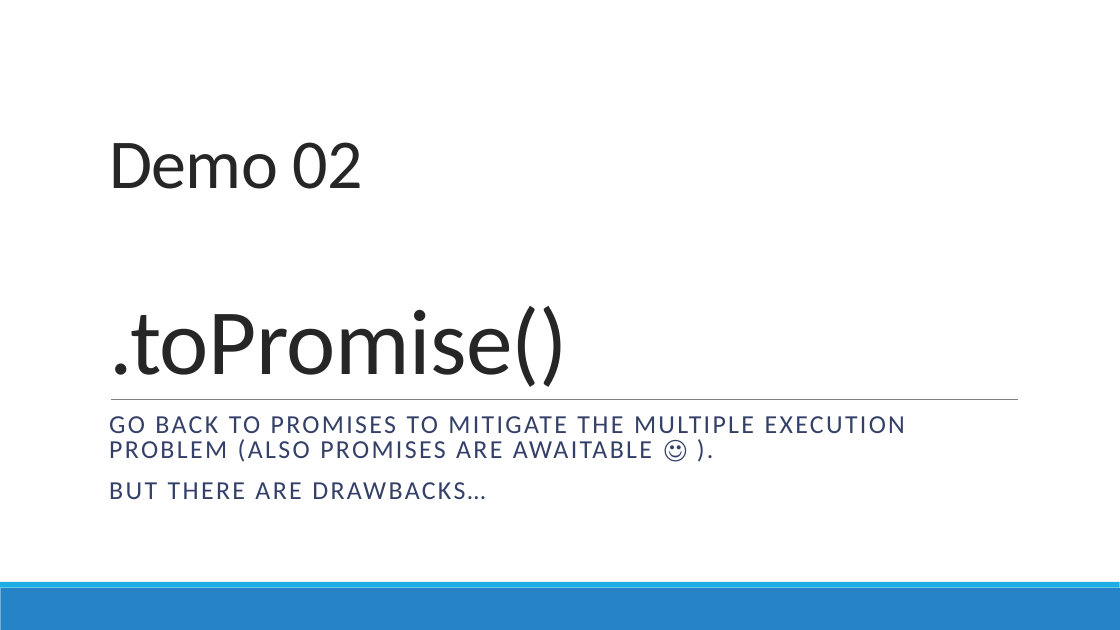
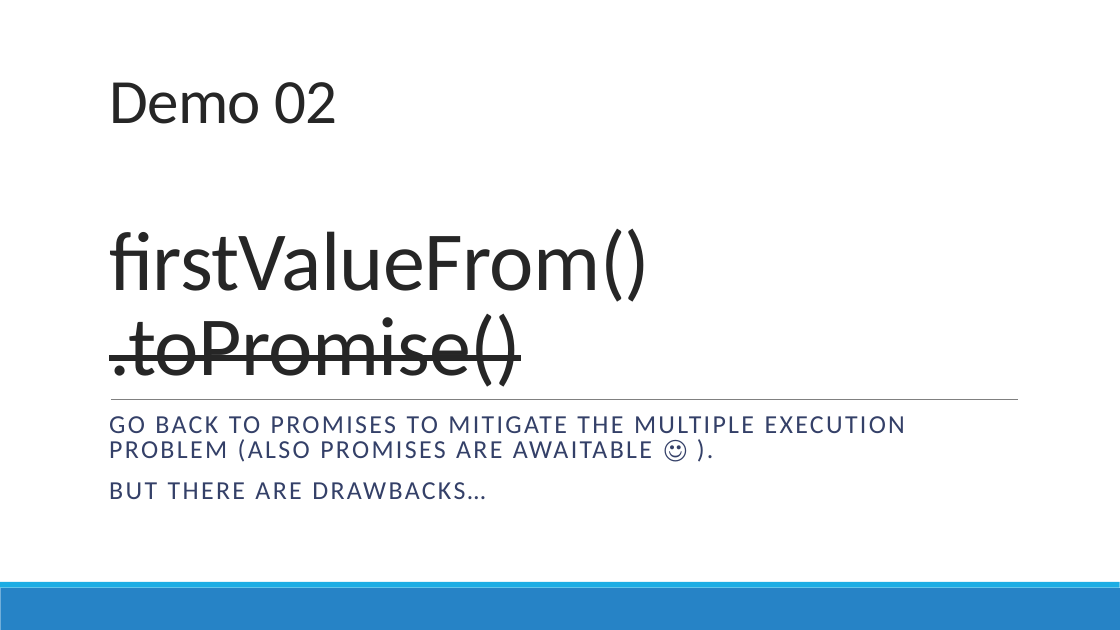
Before and after one commit to AGiorgetti/rxjs101, a slide deck: slide 23 of ReactiveProgramming_RxJS.pptx. Drawn at 1120x630 pixels with LibreOffice and Linux fonts; fonts in the diff are those of the drawing. Boxes give left, top, right and bottom in pixels: in the first picture for what was removed or moved away, otherwise in the second. Text is boxed around its words. In the diff, an @@ line names an element or a change of style, - is before the commit and + after.

```diff
--- a/ReactiveProgramming_RxJS.pptx
+++ b/ReactiveProgramming_RxJS.pptx
@@ title at <box>109,82,650,387</box>: text changed; size 80 to 72 pt @@
-Demo 02
-.toPromise()
+Demo 02
+firstValueFrom()
+.toPromise()
```
Also in this commit, not shown: 3 other slides changed, 5 other files.
